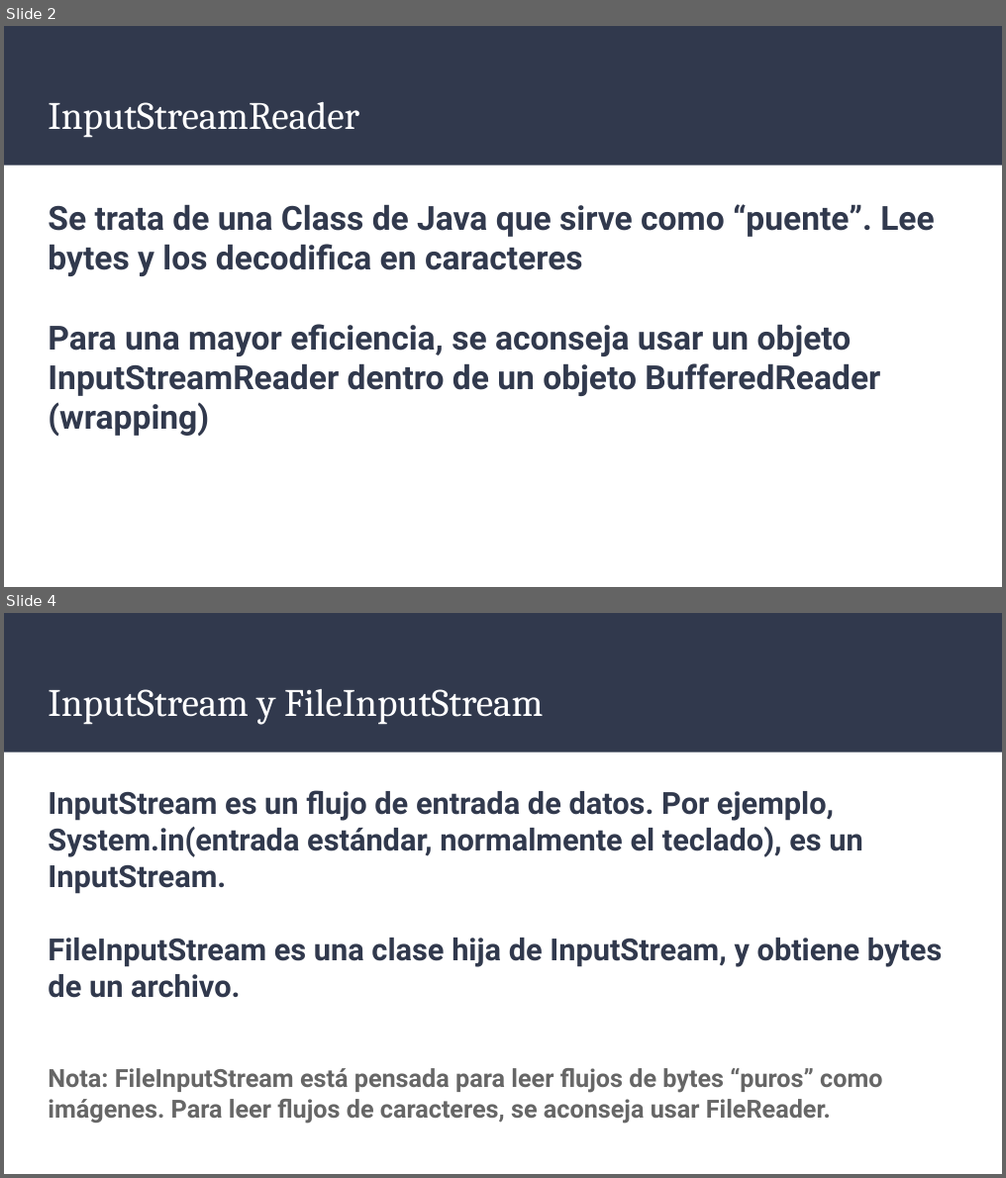
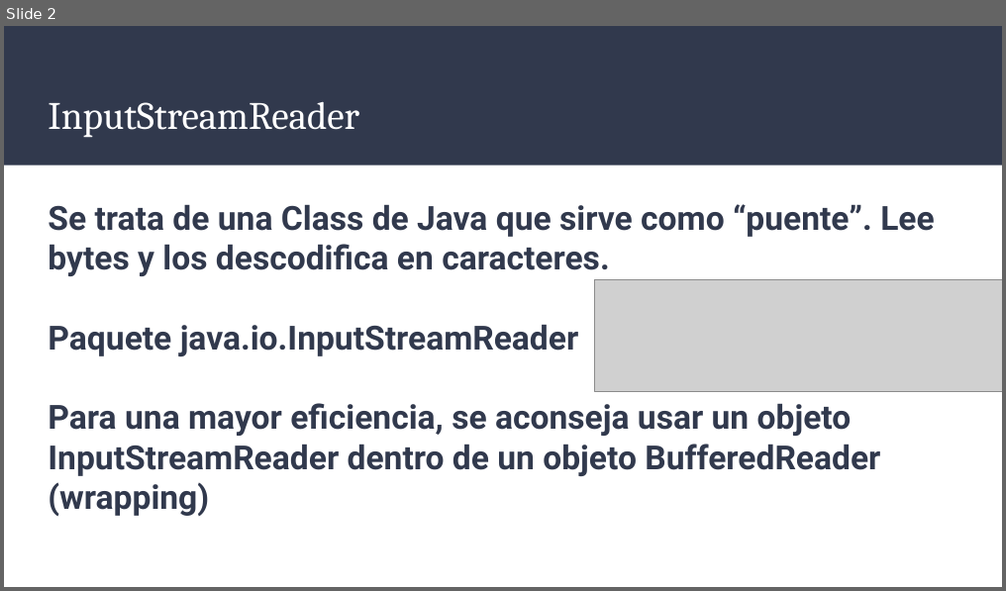
Before and after one commit to Ivanmr96/U10---Ficheros, a slide deck: Presentaciones/Clases InputStreamReader y OutputStreamWriter.pptx. Shown one above the other, each under a label of ours: slides 2 and 4 before the commit, slide 2 after it; the slides between them are not shown. The pictures are 1006x1178 and 1006x591 pixels, drawn with LibreOffice and Linux fonts; fonts in the diff are those of the drawing; grey boxes stand for pictures. Boxes give left, top, right and bottom in pixels: in the first picture for what was removed or moved away, otherwise in the second. Text is boxed around its words. In the diff, an @@ line names an element or a change of style, - is before the commit and + after.

```diff
--- a/Presentaciones/Clases InputStreamReader y OutputStreamWriter.pptx
+++ b/Presentaciones/Clases InputStreamReader y OutputStreamWriter.pptx
@@ slide 4 removed at box(4, 613, 1002, 1174), background #FFFFFF; not listed: 1 template element that a slide beside it also shows @@
@@ title removed at box(48, 689, 543, 725) @@
-InputStream y FileInputStream
@@ text removed at box(48, 790, 942, 1124) @@
-InputStream es un flujo de entrada de datos. Por ejemplo, System.in(entrada estándar, normalmente el teclado), es un InputStream.
-FileInputStream es una clase hija de InputStream, y obtiene bytes de un archivo.
-Nota: FileInputStream está pensada para leer flujos de bytes “puros” como imágenes. Para leer flujos de caracteres, se aconseja usar FileReader.
@@ slide 2 changed as well @@
@@ text at box(48, 204, 934, 357): text changed @@
-Se trata de una Class de Java que sirve como “puente”. Lee bytes y los decodifica en caracteres
+Se trata de una Class de Java que sirve como “puente”. Lee bytes y los descodifica en caracteres.
+Paquete java.io.InputStreamReader
@@ picture added at box(595, 280, 1002, 392) @@
```
Also in this commit, not shown: 6 other slides changed, 2 slides added, 3 other slides removed, 18 other files.
